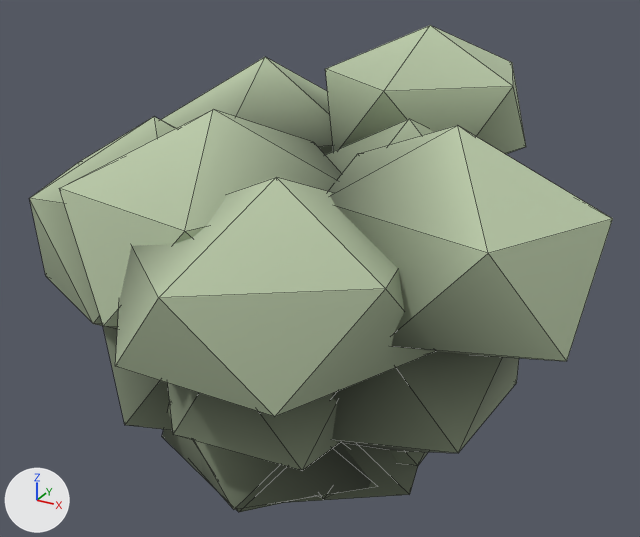
One commit to the glTF model html/assets/models/shrub_mound.glb: the scene before it, then after it.
Before and after are seen from a 50 mm lens placed at (0.84, -1.435, 1.263), pointed at (0.057, -0.012, 0.552). Arrows for +X, +Y and +Z are at lower left; the lights stay in place. The first picture is the older version. Mesh edges are drawn as thin lines. Vertices at exactly the same position are counted once.

In view in the first picture: 'foliage'.
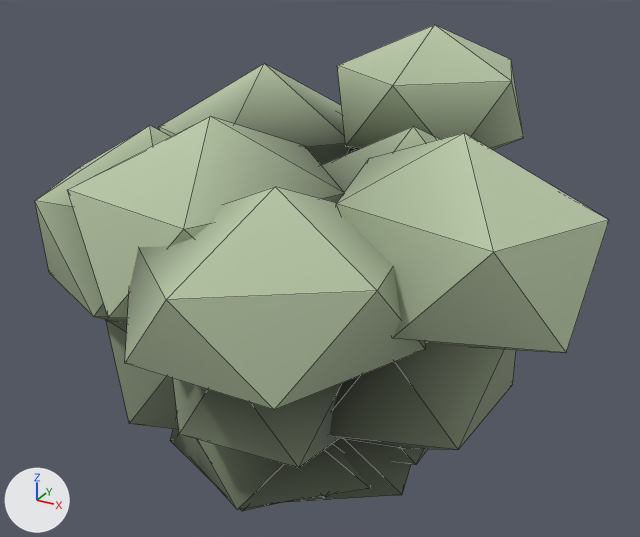
Boxes (x1, y1, x2, y2) around the edits, measured in the pictures (640 x 537 px; the box of a moved part takes in the faces that stretch with it):
'foliage', reshaped
    before: (30, 25, 613, 512)
    after: (35, 25, 609, 511)
part 1 of me_foliage, moved or reshaped
    before: (285, 443, 418, 503)
    after: (287, 438, 411, 502)
part 2 of me_foliage, moved or reshaped
    before: (326, 119, 433, 174)
    after: (321, 126, 439, 192)
part 3 of me_foliage, moved or reshaped
    before: (325, 25, 526, 154)
    after: (337, 25, 524, 150)
part 4 of me_foliage, moved or reshaped
    before: (161, 57, 333, 155)
    after: (159, 64, 354, 165)
part 5 of me_foliage, moved or reshaped
    before: (30, 117, 176, 329)
    after: (35, 125, 171, 324)
part 6 of me_foliage, moved or reshaped
    before: (194, 440, 371, 510)
    after: (195, 439, 370, 509)
part 7 of me_foliage, moved or reshaped
    before: (59, 110, 341, 327)
    after: (67, 116, 344, 318)
part 8 of me_foliage, moved or reshaped (mostly hidden)
    before: (162, 403, 346, 512)
    after: (170, 417, 340, 511)
part 9 of me_foliage, moved or reshaped
    before: (167, 383, 341, 470)
    after: (173, 378, 340, 468)
part 10 of me_foliage, moved or reshaped
    before: (115, 177, 436, 416)
    after: (125, 187, 425, 410)
part 11 of me_foliage, moved or reshaped (mostly hidden)
    before: (317, 492, 336, 499)
    after: (320, 494, 332, 498)
part 12 of me_foliage, moved or reshaped
    before: (332, 352, 519, 453)
    after: (329, 343, 516, 450)
part 13 of me_foliage, moved or reshaped
    before: (328, 125, 613, 361)
    after: (336, 133, 609, 353)
part 14 of me_foliage, moved or reshaped
    before: (103, 326, 173, 430)
    after: (106, 320, 179, 429)
part 15 of me_foliage, moved or reshaped
    before: (390, 450, 428, 466)
    after: (382, 445, 427, 464)
part 16 of me_foliage, recoloured
    before: (234, 145, 418, 510)
    after: (238, 144, 411, 509)
part 17 of me_foliage, recoloured
    before: (94, 57, 516, 509)
    after: (94, 64, 522, 509)
part 18 of me_foliage, recoloured
    before: (30, 25, 526, 324)
    after: (35, 25, 524, 317)

Edits to the bpy script that builds the scene:
```text
Change me_foliage:
    remove me_foliage.from_pydata(...)  # 288 vertices, 480 faces; spans x -0.528..0.623, y -0.581..0.495, z 0.0..1.0
    add me_foliage.from_pydata(...)  # 288 vertices, 480 faces; spans x -0.52..0.619, y -0.574..0.484, z 0.0..1.0
    me_foliage part 1: the loose piece of 12 vertices spanning x -0.237..0.304, y -0.266..0.226, z 0.0..0.483 is scaled about its middle by 0.929, then moved by (0.001, -0.001, -0.017)
    me_foliage part 2: the loose piece of 12 vertices spanning x -0.02..0.442, y -0.207..0.302, z 0.419..0.861 is scaled about its middle by 0.929, then moved by (0.008, 0.002, 0.002)
    me_foliage part 3: the loose piece of 12 vertices spanning x -0.029..0.358, y 0.035..0.451, z 0.67..1.0 is scaled about its middle by 0.929, then moved by (0.006, 0.009, 0.012)
    me_foliage part 4: the loose piece of 12 vertices spanning x -0.407..0.075, y -0.09..0.4, z 0.397..0.924 is scaled about its middle by 0.929, then moved by (-0.006, 0.006, 0.003)
    me_foliage part 5: the loose piece of 12 vertices spanning x -0.528..-0.018, y -0.305..0.13, z 0.338..0.837 is scaled about its middle by 0.929, then moved by (-0.01, -0.003, 0.0)
    me_foliage part 6: the loose piece of 12 vertices spanning x -0.24..0.247, y -0.314..0.162, z 0.048..0.454 is scaled about its middle by 0.929, then moved by (0.0, -0.003, -0.017)
    me_foliage part 7: the loose piece of 12 vertices spanning x -0.301..0.22, y -0.48..0.057, z 0.482..0.904 is scaled about its middle by 0.929, then moved by (-0.002, -0.008, 0.005)
    me_foliage part 8: the loose piece of 12 vertices spanning x -0.279..0.255, y -0.307..0.219, z 0.037..0.451 is scaled about its middle by 0.929, then moved by (0.0, -0.002, -0.017)
    me_foliage part 9: the loose piece of 12 vertices spanning x -0.156..0.278, y -0.412..0.011, z 0.219..0.679 is scaled about its middle by 0.929, then moved by (0.002, -0.007, -0.007)
    me_foliage part 10: the loose piece of 12 vertices spanning x -0.095..0.399, y -0.581..-0.067, z 0.463..0.844 is scaled about its middle by 0.929, then moved by (0.006, -0.012, 0.003)
    me_foliage part 11: the loose piece of 12 vertices spanning x -0.173..0.28, y -0.225..0.233, z 0.027..0.481 is scaled about its middle by 0.929, then moved by (0.002, 0.0, -0.017)
    me_foliage part 12: the loose piece of 12 vertices spanning x 0.038..0.491, y -0.306..0.135, z 0.231..0.732 is scaled about its middle by 0.929, then moved by (0.01, -0.003, -0.005)
    me_foliage part 13: the loose piece of 12 vertices spanning x 0.122..0.623, y -0.357..0.076, z 0.507..0.911 is scaled about its middle by 0.929, then moved by (0.014, -0.005, 0.006)
    me_foliage part 14: the loose piece of 12 vertices spanning x -0.412..0.061, y -0.283..0.167, z 0.124..0.553 is scaled about its middle by 0.929, then moved by (-0.007, -0.002, -0.012)
    me_foliage part 15: the loose piece of 12 vertices spanning x -0.112..0.358, y -0.163..0.284, z 0.09..0.516 is scaled about its middle by 0.929, then moved by (0.005, 0.002, -0.014)
    me_foliage part 16: 207 faces centred in x -0.245..0.311, y -0.298..0.277, z 0.089..0.731 are repainted in the vertex colours; the middle colour goes from dark grey #5d5d5d to dark grey #5b5b5b
    me_foliage part 17: 114 faces centred in x -0.382..0.444, y -0.392..0.353, z 0.089..0.827 are repainted in the vertex colours; the middle colour goes from dark grey #6a6a6a to grey #949494
    me_foliage part 18: 69 faces centred in x -0.495..0.591, y -0.548..0.461, z 0.43..0.939 are repainted in the vertex colours; the middle colour goes from white #ededed to white #ececec
    other edits to the shape of me_foliage do not show in these pictures
```
